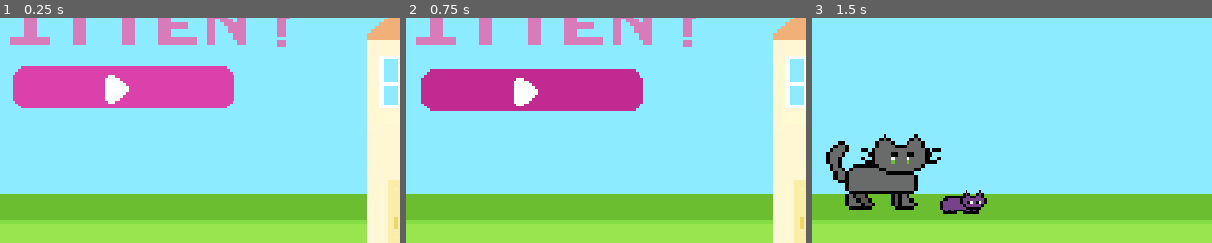
Above: before the commit, frames 1-3 (left to right).
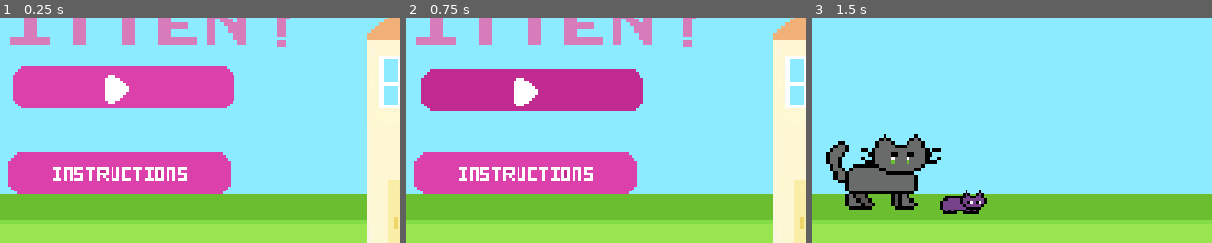
Above: after the commit, the same moments.

Repository: alexandermax2008/where_is_my_kitten
Game: Godot game, scene res://node_2d.tscn
Same seed, same stepped clock (60 frames per second), same inputs: the game is played once before the commit and once after it.
Inputs (mouse positions are % of the whole screen's width and height, from its top left):
- Up to frame 1 (0.25 s): no input
- Up to frame 2 (0.75 s): tap Enter at 0.5 s; move the mouse to (31, 50) at 0.52 s; hold D from 0.53 s (still down); click (31, 50) at 0.67 s
- Up to frame 3 (1.5 s): tap Space at 1.25 s; move the mouse to (30, 55) at 1.27 s; release D at 1.28 s; hold S from 1.28 s (still down); click (30, 55) at 1.42 s
The pictures show only the part of the screen within x 16-66%, y 35-85%; the shares and areas given below are measured in that part.

The runs differ from the first frame. In frame 1, 10% of the frame differs, in the area x 2-58%, y 59-79%; in frame 2, 10%; in frame 3, nothing differs.

Commit message:
version final

Diff:
--- a/lucha.gd
+++ b/lucha.gd
@@ -26,11 +26,22 @@
 const OBS_GRANDE_ESCALA = Vector2(6.5, 6.5)
 const BASE_CAJA_Y = 452.0
 
-# Medidas fijas del boton rosado de inicio
+# Medidas fijas de botones y carteles flotantes
 const BOTON_INICIO_POS = Vector2(405, 275)
 const BOTON_INICIO_ESCALA = Vector2(4.0, 4.0)
 
-# Ubicacion y tamano del sol en la esquina superior izquierda (solo Nivel 3)
+const BOTON_INST_POS = Vector2(355, 395)
+const BOTON_INST_ESCALA = Vector2(4.0, 4.0)
+
+const BOTON_SALIDA_CARTEL_POS = Vector2(955, 130)
+const BOTON_SALIDA_CARTEL_ESCALA = Vector2(5.5, 5.5)
+const CARTEL_ESCALA = Vector2(6.0, 6.0)
+
+# Ley: posicion y tamano exacto de gatos final sobre el tejado
+const GATOS_FINAL_POS = Vector2(1000, 700)
+const GATOS_FINAL_ESCALA = Vector2(5.1, 5.6)
+
+# Ubicacion y tamano del sol (solo Nivel 3)
 const SOL_POS = Vector2(576, 120)
 const SOL_ESCALA = Vector2(4.0, 4.0)
 
@@ -42,6 +53,9 @@
 const LIMITE_DER = 1065.0
 
 var pantalla_inicio = preload("res://sprites/inicio (1).png")
+var pantalla_instrucciones = preload("res://sprites/Instrucciones.png")
+var pantalla_perdiste = preload("res://sprites/perdiste.png")
+var pantalla_felicidades = preload("res://sprites/felicidades.png")
 var fondo_1 = preload("res://sprites/ambiente 1.png")
 var fondo_2 = preload("res://sprites/ambiente 2.png")
 var fondo_3 = preload("res://sprites/ambiente 3 (1).png")
@@ -84,11 +98,30 @@
 
 @onready var boton_jugar = $boton
 @onready var area_boton_jugar = $boton/Area2D
+@onready var boton_instrucciones = $instruccions
+@onready var area_boton_instrucciones = $instruccions/Area2D
+@onready var boton_salida = $salida
+@onready var area_boton_salida = $salida/Area2D
 @onready var sol = $sol
+@onready var gatos_final = $gatos
+
+# Nodos de audio
+@onready var sfx_golpes = $goples
+@onready var sfx_perro_desaparece = $"perro desaparece"
+@onready var sfx_perro_final = $"perro desaparece final"
+@onready var sfx_gato_desaparece = $"gato desaparece"
+@onready var sfx_salto = $salto
+@onready var sfx_recuperar_gato = $"recuperar gato"
+
+@onready var mus_menu = $"menu principal"
+@onready var mus_garden = $garden
+@onready var mus_house = $house
+@onready var mus_roof = $roof
 
 var base_caja_1: Sprite2D
 var base_caja_2: Sprite2D
 var base_caja_grande: Sprite2D
+var cartel_flotante: Sprite2D
 var boton_accion: Button
 
 func _ready():
@@ -101,7 +134,6 @@
 	perro.stop()
 	perro.frame = 0
 
-	# Configura el sol pero lo mantiene oculto hasta la pelea final
 	sol.position = SOL_POS
 	sol.scale = SOL_ESCALA
 	sol.z_as_relative = false
@@ -109,6 +141,8 @@
 	sol.visible = false
 	sol.play("default")
 
+	gatos_final.visible = false
+	configurar_audios()
 	crear_cajas_soporte()
 	configurar_obstaculos_iniciales()
 	configurar_estilo_contador(contador_gato, Vector2(40, 25))
@@ -117,9 +151,55 @@
 	contador_perro.visible = false
 	mostrar_pantalla_inicio()
 
+func configurar_audios():
+	# Fuerza loop infinito en las canciones de fondo
+	for m in [mus_menu, mus_garden, mus_house, mus_roof]:
+		if m and m.stream is AudioStreamMP3:
+			m.stream.loop = true
+
+	# Asegura que los efectos cortos suenen una sola vez
+	for e in [sfx_golpes, sfx_perro_desaparece, sfx_perro_final, sfx_gato_desaparece, sfx_salto, sfx_recuperar_gato]:
+		if e and e.stream is AudioStreamMP3:
+			e.stream.loop = false
+
+func detener_musica_combate():
+	mus_garden.stop()
+	mus_house.stop()
+	mus_roof.stop()
+func limpiar_cartel_flotante():
+	if cartel_flotante:
+		cartel_flotante.queue_free()
+		cartel_flotante = null
+
+func mostrar_cartel_con_salida(textura_cartel: Texture2D):
+	limpiar_cartel_flotante()
+	cartel_flotante = Sprite2D.new()
+	cartel_flotante.texture = textura_cartel
+	cartel_flotante.position = Vector2(576, 324)
+	cartel_flotante.scale = CARTEL_ESCALA
+	cartel_flotante.z_as_relative = false
+	cartel_flotante.z_index = 25
+	add_child(cartel_flotante)
+
+	boton_salida.visible = true
+	boton_salida.modulate = Color.WHITE
+	boton_salida.position = BOTON_SALIDA_CARTEL_POS
+	boton_salida.scale = BOTON_SALIDA_CARTEL_ESCALA
+	boton_salida.z_as_relative = false
+	boton_salida.z_index = 30
+
 func mostrar_pantalla_inicio():
 	en_cinematica = true
 	actualizar_obstaculos_por_escenario(0)
+	limpiar_cartel_flotante()
+	if boton_accion:
+		boton_accion.queue_free()
+
+	detener_musica_combate()
+	sfx_recuperar_gato.stop()
+	if not mus_menu.playing:
+		mus_menu.play()
+
 	fondo.texture = pantalla_inicio
 	fondo.z_as_relative = false
 	fondo.z_index = 0
@@ -129,6 +209,10 @@
 	cria.visible = false
 	jaula.visible = false
 	sol.visible = false
+	gatos_final.visible = false
+	boton_salida.visible = false
+	contador_gato.visible = false
+	contador_perro.visible = false
 
 	boton_jugar.visible = true
 	boton_jugar.modulate = Color.WHITE
@@ -139,8 +223,19 @@
 	boton_jugar.stop()
 	boton_jugar.frame = 0
 
+	boton_instrucciones.visible = true
+	boton_instrucciones.modulate = Color.WHITE
+	boton_instrucciones.position = BOTON_INST_POS
+	boton_instrucciones.scale = BOTON_INST_ESCALA
+	boton_instrucciones.z_as_relative = false
+	boton_instrucciones.z_index = 30
+
 	if not area_boton_jugar.input_event.is_connected(_al_clicar_boton_jugar):
 		area_boton_jugar.input_event.connect(_al_clicar_boton_jugar)
+	if not area_boton_instrucciones.input_event.is_connected(_al_clicar_instrucciones):
+		area_boton_instrucciones.input_event.connect(_al_clicar_instrucciones)
+	if not area_boton_salida.input_event.is_connected(_al_clicar_salida):
+		area_boton_salida.input_event.connect(_al_clicar_salida)
 
 func _al_clicar_boton_jugar(_viewport: Node, event: InputEvent, _shape_idx: int):
 	if not boton_jugar.visible:
@@ -148,8 +243,27 @@
 	if event is InputEventMouseButton and event.pressed and event.button_index == MOUSE_BUTTON_LEFT:
 		boton_jugar.frame = 1
 		await get_tree().create_timer(0.2).timeout
+		mus_menu.stop()
 		boton_jugar.visible = false
+		boton_instrucciones.visible = false
+		boton_salida.visible = false
 		ejecutar_intro()
+
+func _al_clicar_instrucciones(_viewport: Node, event: InputEvent, _shape_idx: int):
+	if not boton_instrucciones.visible:
+		return
+	if event is InputEventMouseButton and event.pressed and event.button_index == MOUSE_BUTTON_LEFT:
+		# No detiene mus_menu para que siga sonando mientras lees instrucciones
+		boton_jugar.visible = false
+		boton_instrucciones.visible = false
+		fondo.texture = pantalla_inicio
+		mostrar_cartel_con_salida(pantalla_instrucciones)
+
+func _al_clicar_salida(_viewport: Node, event: InputEvent, _shape_idx: int):
+	if not boton_salida.visible:
+		return
+	if event is InputEventMouseButton and event.pressed and event.button_index == MOUSE_BUTTON_LEFT:
+		mostrar_pantalla_inicio()
 
 func crear_cajas_soporte():
 	base_caja_grande = Sprite2D.new()
@@ -227,10 +341,12 @@
 		lista_obstaculos = [caja_chica_1, caja_grande, caja_chica_2]
 	else:
 		lista_obstaculos = []
+
 func ejecutar_intro():
 	en_cinematica = true
 	actualizar_obstaculos_por_escenario(0)
 	sol.visible = false
+	gatos_final.visible = false
 	fondo.texture = fondo_1
 	gato.visible = true
 	gato.position = Vector2(280, 435)
@@ -269,7 +385,6 @@
 	t3.tween_property(jaula, "position:x", JAULA_POS_TECHO.x, 1.4)
 	await t3.finished
 	mostrar_boton("CONTINUAR", _al_presionar_continuar)
-
 func mostrar_boton(texto: String, funcion_clic: Callable):
 	if boton_accion:
 		boton_accion.queue_free()
@@ -313,7 +428,14 @@
 	reiniciar_posiciones_obstaculos()
 	actualizar_obstaculos_por_escenario(num_nivel)
 
-	# El sol solo aparece en la pelea final (Escenario 3)
+	detener_musica_combate()
+	if num_nivel == 1:
+		mus_garden.play()
+	elif num_nivel == 2:
+		mus_house.play()
+	elif num_nivel == 3:
+		mus_roof.play()
+
 	sol.visible = (num_nivel == 3)
 	if num_nivel == 3:
 		sol.play("default")
@@ -321,8 +443,11 @@
 	jaula.visible = (num_nivel == 3)
 	jaula.position = JAULA_POS_TECHO
 	cria.visible = false
+	gatos_final.visible = false
 
 	gato.visible = true
+	gato.modulate = Color.WHITE
+	gato.frame = 0
 	perro.visible = true
 	perro.modulate = Color.WHITE
 	perro.frame = 0
@@ -370,6 +495,7 @@
 func golpear_gato():
 	gato.frame = 1
 	if perro_vivo and area_gato.overlaps_area(area_perro):
+		sfx_golpes.play()
 		vida_perro -= 1
 		actualizar_contadores()
 		perro.modulate = Color.RED
@@ -377,12 +503,17 @@
 			perro_vivo = false
 			perro.visible = false
 			perro.modulate = Color.WHITE
+			detener_musica_combate()
 			if nivel_actual == 1:
+				sfx_perro_desaparece.play()
 				en_cinematica = true
 				mostrar_boton("CONTINUE NEXT LEVEL", _al_presionar_nivel_2)
 			elif nivel_actual == 2:
+				sfx_perro_desaparece.play()
 				en_cinematica = true
 				mostrar_boton("CONTINUE NEXT LEVEL", _al_presionar_nivel_3)
+			elif nivel_actual == 3:
+				sfx_perro_final.play()
 	await get_tree().create_timer(0.2).timeout
 	gato.frame = 0
 	if perro_vivo:
@@ -391,6 +522,7 @@
 func golpear_perro():
 	perro.frame = 1
 	if gato_vivo and area_perro.overlaps_area(area_gato):
+		sfx_golpes.play()
 		vida_gato -= 1
 		actualizar_contadores()
 		gato.modulate = Color.RED
@@ -398,10 +530,21 @@
 			gato_vivo = false
 			gato.visible = false
 			gato.modulate = Color.WHITE
+			detener_musica_combate()
+			sfx_gato_desaparece.play()
+			mostrar_derrota()
 	await get_tree().create_timer(0.2).timeout
 	perro.frame = 0
 	if gato_vivo:
 		gato.modulate = Color.WHITE
+
+func mostrar_derrota():
+	en_cinematica = true
+	if boton_accion:
+		boton_accion.queue_free()
+	contador_gato.visible = false
+	contador_perro.visible = false
+	mostrar_cartel_con_salida(pantalla_perdiste)
 
 func obtener_rectangulo_obs(obs: Node2D) -> Rect2:
 	var col = obs.get_node("Area2D/CollisionShape2D") as CollisionShape2D
@@ -477,6 +620,7 @@
 	if Input.is_key_pressed(tecla_salto) and en_suelo:
 		vel_y = FUERZA_SALTO
 		en_suelo = false
+		sfx_salto.play()
 
 	var pies_y_ant = pj.position.y + altura_pies
 	vel_y += GRAVEDAD * delta
@@ -514,3 +658,22 @@
 	cria.z_index = 10
 	cria.scale = CRIA_ESCALA
 	cria.position = Vector2(JAULA_POS_TECHO.x, 460)
+
+	await get_tree().create_timer(1.0).timeout
+	en_cinematica = true
+	gato.visible = false
+	cria.visible = false
+	sol.visible = false
+	contador_gato.visible = false
+	contador_perro.visible = false
+
+	fondo.texture = fondo_3
+	mostrar_cartel_con_salida(pantalla_felicidades)
+
+	gatos_final.visible = true
+	gatos_final.position = GATOS_FINAL_POS
+	gatos_final.scale = GATOS_FINAL_ESCALA
+	gatos_final.z_as_relative = false
+	gatos_final.z_index = 26
+
+	sfx_recuperar_gato.play()
--- a/node_2d.tscn
+++ b/node_2d.tscn
@@ -13,6 +13,18 @@
 [ext_resource type="Texture2D" uid="uid://dsjxebghhamoq" path="res://sprites/start (5).png" id="11_hqns4"]
 [ext_resource type="Texture2D" uid="uid://hq8370cq6u8l" path="res://sprites/instruccions.png" id="12_0h7mo"]
 [ext_resource type="Texture2D" uid="uid://v42bssi7f6jr" path="res://sprites/solteletubi.png" id="12_x0ka3"]
+[ext_resource type="Texture2D" uid="uid://bw08y041013rv" path="res://sprites/X.png" id="14_nr8wp"]
+[ext_resource type="Texture2D" uid="uid://diee3mjfa15gy" path="res://sprites/gatos.png" id="15_d2bti"]
+[ext_resource type="AudioStream" uid="uid://bxsp0e85mceka" path="res://sonidos/golpes.mp3" id="16_bjha6"]
+[ext_resource type="AudioStream" uid="uid://bqrnhlaqrhytq" path="res://sonidos/defeated-dog.mp3" id="17_gt76g"]
+[ext_resource type="AudioStream" uid="uid://buwlgp0avmvat" path="res://sonidos/final-defeated.mp3" id="18_1fr6y"]
+[ext_resource type="AudioStream" uid="uid://b1yyre7gbe0og" path="res://sonidos/game-over-cat.mp3" id="19_2hxjc"]
+[ext_resource type="AudioStream" uid="uid://bcy8a0050pflw" path="res://sonidos/garden.mp3" id="20_ebxd8"]
+[ext_resource type="AudioStream" uid="uid://bvbe067wkpogy" path="res://sonidos/house.mp3" id="21_2u7jv"]
+[ext_resource type="AudioStream" uid="uid://ddsbtnvo5adb" path="res://sonidos/intro.mp3" id="22_24dk6"]
+[ext_resource type="AudioStream" uid="uid://c2kftwfsrsuje" path="res://sonidos/player-jump.mp3" id="23_mryly"]
+[ext_resource type="AudioStream" uid="uid://7olrk0c2whg5" path="res://sonidos/roof.mp3" id="24_kq1c5"]
+[ext_resource type="AudioStream" uid="uid://drkptaneev1d1" path="res://sonidos/win.mp3" id="25_ornx7"]
 
 [sub_resource type="AtlasTexture" id="AtlasTexture_elvdf"]
 atlas = ExtResource("2_0hol4")
@@ -767,6 +779,9 @@
 "speed": 5.0
 }]
 
+[sub_resource type="RectangleShape2D" id="RectangleShape2D_7ljdv"]
+size = Vector2(10, 10.499996)
+
 [node name="Node2D" type="Node2D" unique_id=600455586]
 script = ExtResource("1_0hol4")
 
@@ -805,15 +820,16 @@
 offset_bottom = 23.0
 
 [node name="Label2" type="Label" parent="." unique_id=1341011537]
-offset_left = -31.0
-offset_right = 40.0
-offset_bottom = 23.0
+offset_left = -125.0
+offset_top = 119.0
+offset_right = -54.0
+offset_bottom = 142.0
 
 [node name="cria" type="AnimatedSprite2D" parent="." unique_id=1411102145]
 position = Vector2(-203.99998, 164.99998)
 scale = Vector2(5.05, 5)
 sprite_frames = SubResource("SpriteFrames_gat80")
-frame_progress = 0.59760165
+frame_progress = 0.48034513
 
 [node name="cria en carcel" type="AnimatedSprite2D" parent="." unique_id=913176595]
 position = Vector2(-319, 27.000002)
@@ -842,7 +858,7 @@
 position = Vector2(1305, 587)
 scale = Vector2(9, 9)
 sprite_frames = SubResource("SpriteFrames_j8hdg")
-frame_progress = 0.7591863
+frame_progress = 0.6419382
 
 [node name="Area2D" type="Area2D" parent="roca chica2" unique_id=533330318]
 
@@ -908,14 +924,14 @@
 position = Vector2(-10.875, 12.5)
 shape = SubResource("RectangleShape2D_134at")
 
-[node name="intruccions" type="AnimatedSprite2D" parent="." unique_id=1654749402]
+[node name="instruccions" type="AnimatedSprite2D" parent="." unique_id=1654749402]
 position = Vector2(-335, 276)
 scale = Vector2(4, 4)
 sprite_frames = SubResource("SpriteFrames_fm8k7")
 
-[node name="Area2D" type="Area2D" parent="intruccions" unique_id=174942335]
-
-[node name="CollisionShape2D" type="CollisionShape2D" parent="intruccions/Area2D" unique_id=2040810353]
+[node name="Area2D" type="Area2D" parent="instruccions" unique_id=174942335]
+
+[node name="CollisionShape2D" type="CollisionShape2D" parent="instruccions/Area2D" unique_id=2040810353]
 position = Vector2(0, 13.25)
 shape = SubResource("RectangleShape2D_134at")
 
@@ -923,3 +939,58 @@
 position = Vector2(-876, 91)
 scale = Vector2(5, 5)
 sprite_frames = SubResource("SpriteFrames_x8u64")
+
+[node name="salida" type="Sprite2D" parent="." unique_id=1812597920]
+position = Vector2(-358, 675)
+scale = Vector2(6, 6)
+texture = ExtResource("14_nr8wp")
+
+[node name="Area2D" type="Area2D" parent="salida" unique_id=539680075]
+
+[node name="CollisionShape2D" type="CollisionShape2D" parent="salida/Area2D" unique_id=1743836502]
+position = Vector2(-2.833332, 1.8333384)
+shape = SubResource("RectangleShape2D_7ljdv")
+
+[node name="gatos" type="Sprite2D" parent="." unique_id=1199128294]
+position = Vector2(-307.5, 911.99994)
+scale = Vector2(5.0722218, 5.6000004)
+texture = ExtResource("15_d2bti")
+
+[node name="goples" type="AudioStreamPlayer2D" parent="." unique_id=1720105853]
+stream = ExtResource("16_bjha6")
+volume_db = 1.962
+
+[node name="perro desaparece" type="AudioStreamPlayer2D" parent="." unique_id=1396890079]
+stream = ExtResource("17_gt76g")
+volume_db = 0.981
+
+[node name="perro desaparece final" type="AudioStreamPlayer2D" parent="." unique_id=1914117382]
+stream = ExtResource("18_1fr6y")
+volume_db = 1.962
+
+[node name="gato desaparece" type="AudioStreamPlayer2D" parent="." unique_id=723184206]
+stream = ExtResource("19_2hxjc")
+volume_db = 0.982
+
+[node name="garden" type="AudioStreamPlayer2D" parent="." unique_id=1280392688]
+stream = ExtResource("20_ebxd8")
+volume_db = 24.0
+
+[node name="house" type="AudioStreamPlayer2D" parent="." unique_id=1512582142]
+stream = ExtResource("21_2u7jv")
+volume_db = 24.0
+
+[node name="menu principal" type="AudioStreamPlayer2D" parent="." unique_id=2066529114]
+stream = ExtResource("22_24dk6")
+volume_db = 20.604
+
+[node name="salto" type="AudioStreamPlayer2D" parent="." unique_id=820303760]
+stream = ExtResource("23_mryly")
+volume_db = -3.925
+
+[node name="roof" type="AudioStreamPlayer2D" parent="." unique_id=1867503085]
+stream = ExtResource("24_kq1c5")
+volume_db = 22.566
+
+[node name="recuperar gato" type="AudioStreamPlayer2D" parent="." unique_id=1403860321]
+stream = ExtResource("25_ornx7")
Binary file added: ekisde/index.apple-touch-icon.png
Binary file added: ekisde/index.icon.png
Binary file added: ekisde/index.png
Not shown, changed: export_presets.cfg
Not shown, added: sonidos/damage-hit.mp3.import
Not shown, added: sonidos/defeated-dog.mp3.import
Not shown, added: sonidos/final-defeated.mp3.import
Not shown, added: sonidos/game-over-cat.mp3.import
Not shown, added: sonidos/garden.mp3.import
Not shown, added: sonidos/golpes.mp3.import
Not shown, added: sonidos/house.mp3.import
Not shown, added: sonidos/intro.mp3.import
(and 53 more such lines)
